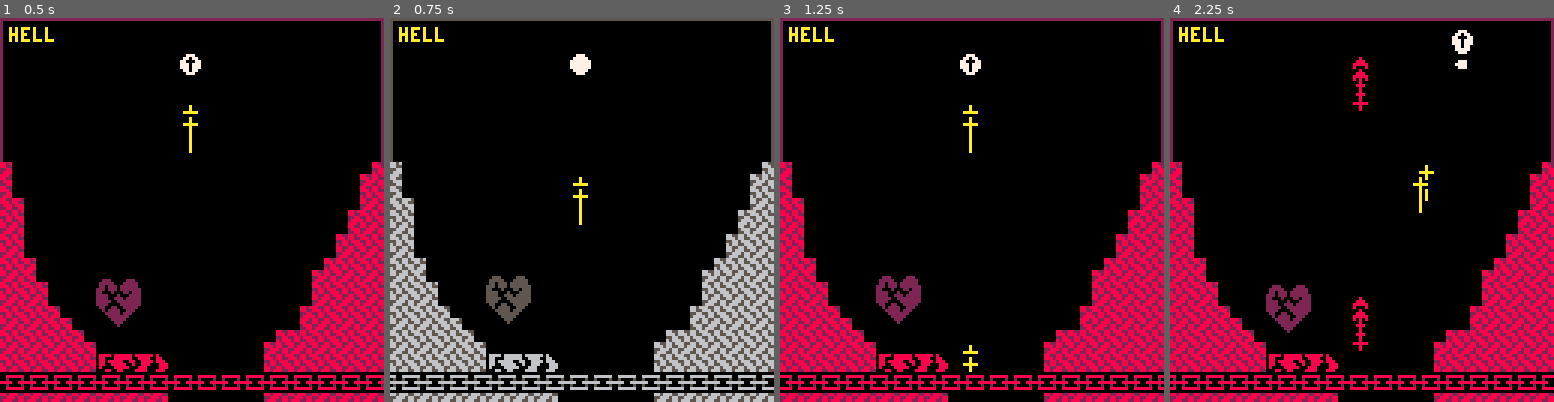
Above: before the commit, frames 1-4 (left to right).
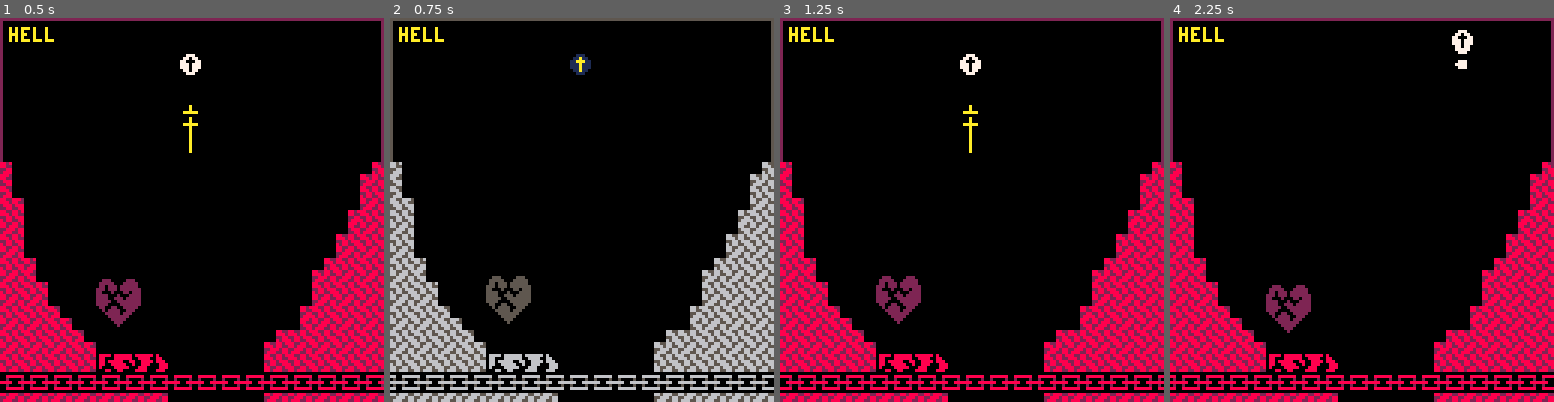
Above: after the commit, the same moments.

Repository: alxgnon/pico-8
Game: PICO-8 cartridge hell.p8
Two runs of this game, one before a commit and one after it. Both use one fixed random seed, a clock stepped at 60 frames per second and the inputs below.
Inputs:
- Up to frame 1 (0.5 s): tap X (X key) at 0.33 s
- Up to frame 2 (0.75 s): tap O (Z key) at 0.7 s
- Up to frame 3 (1.25 s): tap X (X key) at 1.07 s
- Up to frame 4 (2.25 s): hold Right 1.6-2.1 s; tap O (Z key) at 1.7, 2.1 s; tap X (X key) at 1.85 s; hold Up from 2.15 s (still down)

Frame 1 is identical in both runs. In frame 2, 0.4% of the frame differs, in the area x 46-53%, y 9-54%; in frame 3, 0.1%; in frame 4, 0.7%, in the area x 47-69%, y 10-87%.

Commit message:
hell: dash kills blades

Diff:
--- a/hell.p8
+++ b/hell.p8
@@ -452,6 +452,7 @@
 
 	if not a.four and btn"4" then
 		a.four = 6
+		gamestate.blades = {}
 	end
 
 	local speed = 1
@@ -550,13 +551,13 @@
 00700700c77077ccc77777cccc777ccccccccccccccccccccc0a0ccc022222222222220c0008000c022222222222220c222200020002222c0000000000000000
 00000000cc777ccccc777ccccccccccccccccccccccccccccc0a0ccc022222222222220cc08880cc022220000022220c222200222022222c0000000000000000
 00000000cccccccccccccccccccccccccccccccccccccccccc0a0cccc0222222222220ccc00800ccc0220088800220cc222220022222222c0000000000000000
-00000000cc8ccccccccccccc000000000000000000000000cc0a0cccc0200000000020ccc00800ccc0200080800020cc222200002222222c0000000000000000
-08888880c888ccccccc7cccc000000000000000000000000cc0a0cccc0222222222220ccc08880ccc0220088800220ccc2200220022222cc0000000000000000
-0200002088088ccccc777ccc000000000000000000000000cc0a0cccc0222222222220ccc00800ccc0222000002220cccc20222200222ccc0000000000000000
-88800888c888ccccccc7cccc000000000000000000000000cc0a0cccc0222222222220cc0008000cc0222222222220ccccc222220222cccc0000000000000000
-02000020cc8cccccccc7cccc000000000000000000000000cc0a0cccc0222022202220cc0888880cc0222022202220cccccc2222222ccccc0000000000000000
-08888880ccccccccccc7cccc000000000000000000000000cc000cccc0222022202220cc0008000cc0222022202220ccccccc22222cccccc0000000000000000
-00000000cccccccccccccccc000000000000000000000000cccccccccc020c020c020ccccc080ccccc020c020c020ccccccccc222ccccccc0000000000000000
+00000000cc8ccccccc111ccc000000000000000000000000cc0a0cccc0200000000020ccc00800ccc0200080800020cc222200002222222c0000000000000000
+08888880c888ccccc11a11cc000000000000000000000000cc0a0cccc0222222222220ccc08880ccc0220088800220ccc2200220022222cc0000000000000000
+0200002088088ccc11aaa11c000000000000000000000000cc0a0cccc0222222222220ccc00800ccc0222000002220cccc20222200222ccc0000000000000000
+88800888c888cccc111a111c000000000000000000000000cc0a0cccc0222222222220cc0008000cc0222222222220ccccc222220222cccc0000000000000000
+02000020cc8ccccc111a111c000000000000000000000000cc0a0cccc0222022202220cc0888880cc0222022202220cccccc2222222ccccc0000000000000000
+08888880ccccccccc11a11cc000000000000000000000000cc000cccc0222022202220cc0008000cc0222022202220ccccccc22222cccccc0000000000000000
+00000000cccccccccc111ccc000000000000000000000000cccccccccc020c020c020ccccc080ccccc020c020c020ccccccccc222ccccccc0000000000000000
 cccccccccccccccccccccccc000000000000000000000000ccccccccccc0ccc0ccc0cccccc000cccccc0ccc0ccc0ccccccccccc2cccccccc0000000000000000
 00000000000000000000000000000000000000000000000000000000000000000000000000000000000000000000000000000000000000000000000000000000
 00000000000000000000000000000000000000000000000000000000000000000000000000000000000000000000000000000000000000000000000000000000
